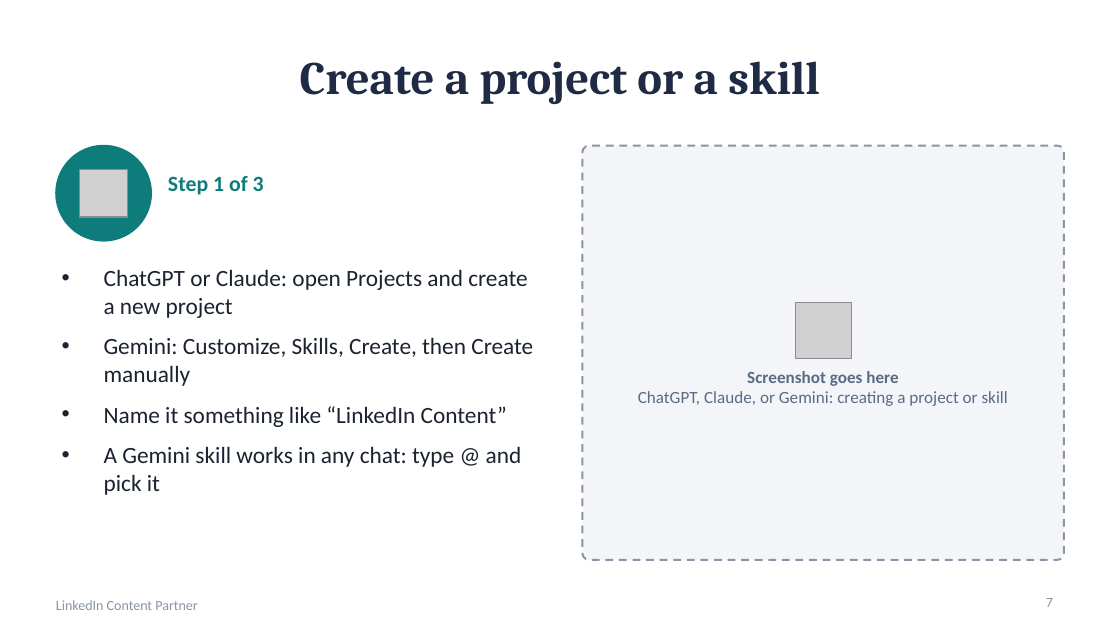
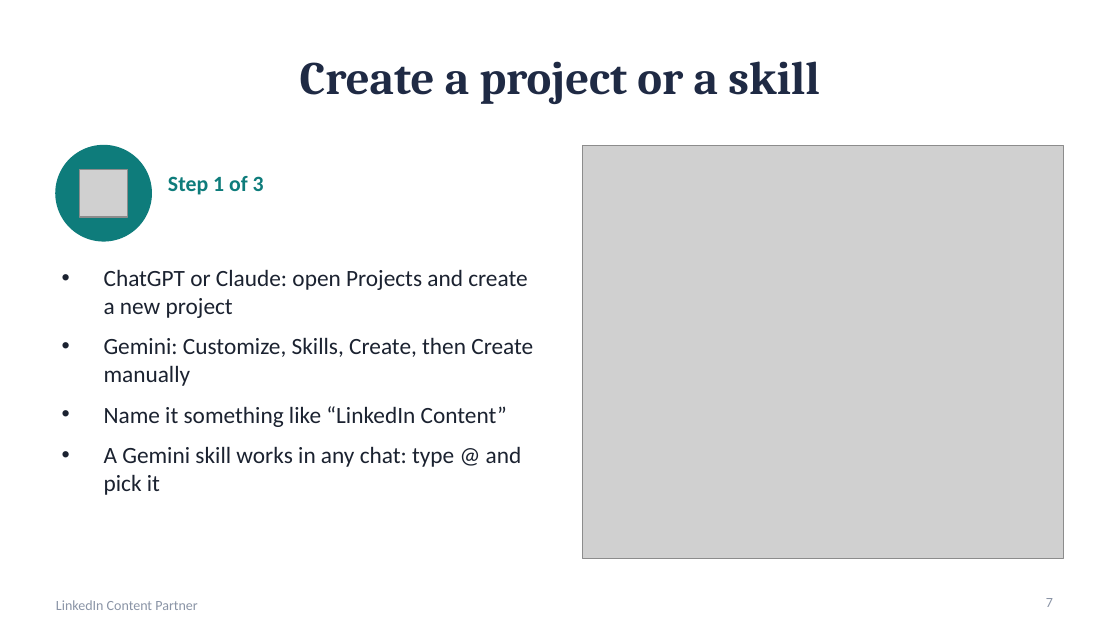
Before and after one commit to crystaljonespmp/LinkedIn-Content-Partner, a slide deck: slide 7 of PowerPoint/LinkedIn-Content-Partner-Setup-Slides.pptx. Drawn at 1120x630 pixels with LibreOffice and Linux fonts; fonts in the diff are those of the drawing; grey boxes stand for pictures. Boxes give left, top, right and bottom in pixels: in the first picture for what was removed or moved away, otherwise in the second. Text is boxed around its words. In the diff, an @@ line names an element or a change of style, - is before the commit and + after.

```diff
--- a/PowerPoint/LinkedIn-Content-Partner-Setup-Slides.pptx
+++ b/PowerPoint/LinkedIn-Content-Partner-Setup-Slides.pptx
@@ rounded rectangle removed at (582, 146, 1064, 560) @@
@@ picture added at (582, 146, 1064, 559) @@
@@ picture removed at (795, 302, 851, 358) @@
@@ text removed at (638, 371, 1008, 406) @@
-Screenshot goes here
-ChatGPT, Claude, or Gemini: creating a project or skill
```
Also in this commit, not shown: 2 other slides changed.
